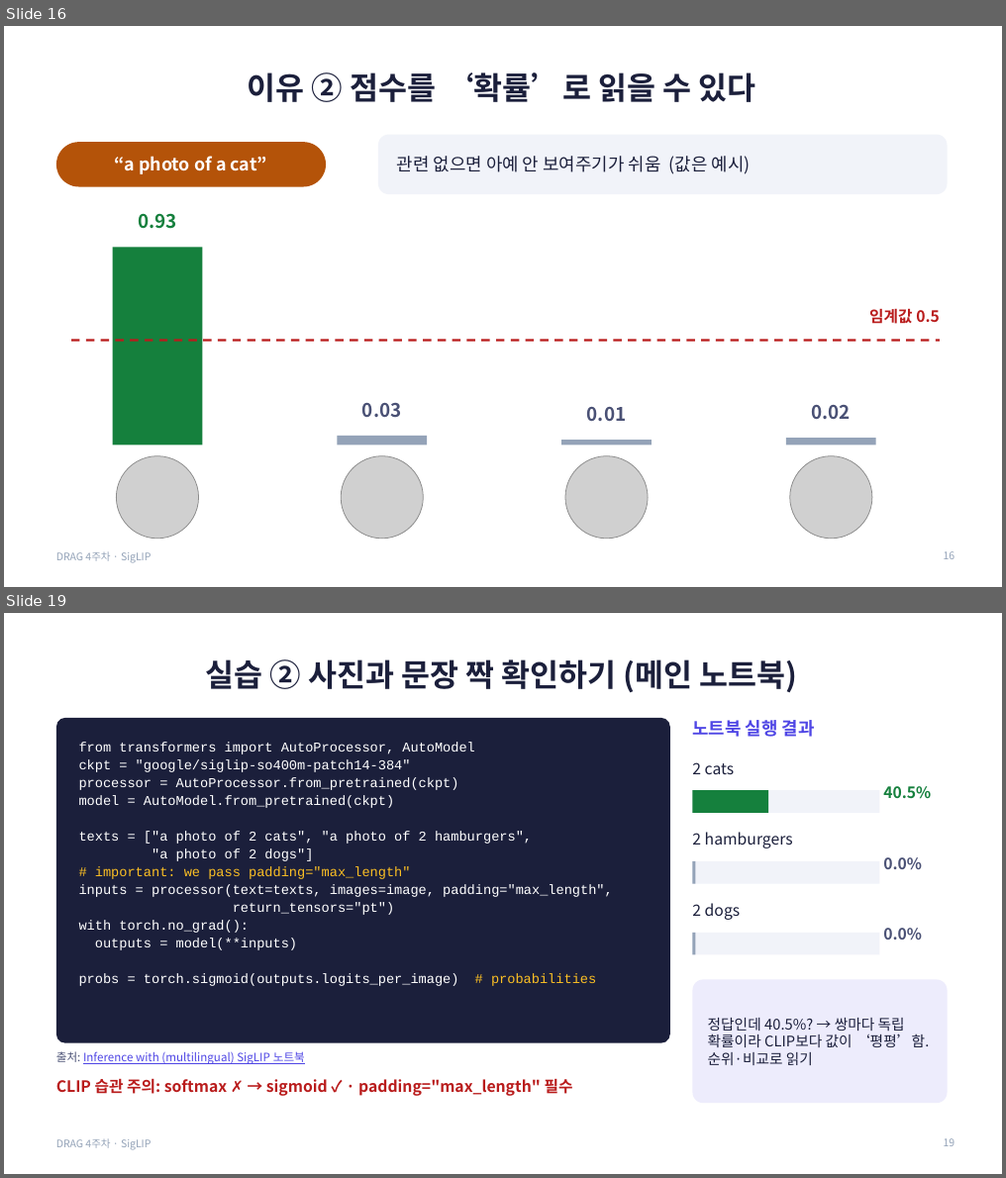
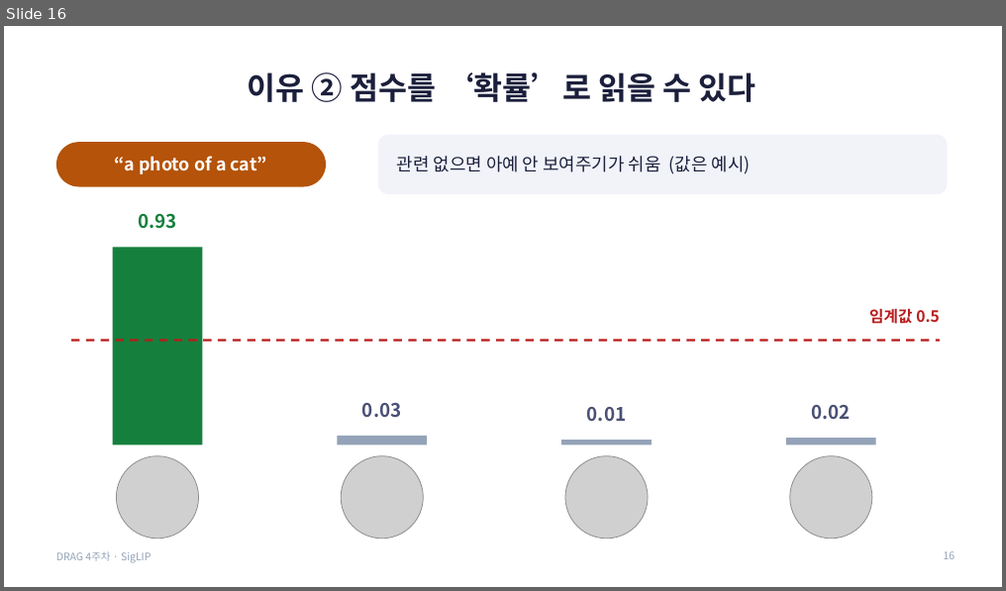
Before and after one commit to gaeun-k/DRAG, a slide deck: week4-siglip/김가은/SigLIP_4주차_발표.pptx. Shown one above the other, each under a label of ours: slides 16 and 19 before the commit, slide 16 after it; the slides between them are not shown. The pictures are 1006x1178 and 1006x591 pixels, drawn with LibreOffice and Linux fonts; fonts in the diff are those of the drawing; grey boxes stand for pictures. Boxes give left, top, right and bottom in pixels: in the first picture for what was removed or moved away, otherwise in the second. Text is boxed around its words. In the diff, an @@ line names an element or a change of style, - is before the commit and + after.

```diff
--- a/week4-siglip/김가은/SigLIP_4주차_발표.pptx
+++ b/week4-siglip/김가은/SigLIP_4주차_발표.pptx
@@ slide 19 removed at (4, 613, 1002, 1174), background #FFFFFF; not listed: 1 template element that a slide beside it also shows @@
@@ title removed at (206, 660, 798, 692) @@
-실습 ② 사진과 문장 짝 확인하기 (메인 노트북)
@@ rounded rectangle removed at (56, 718, 670, 1044) @@
@@ text removed at (692, 720, 815, 737) @@
-노트북 실행 결과
@@ text removed at (79, 742, 613, 986) @@
-from transformers import AutoProcessor, AutoModel
-ckpt = "google/siglip-so400m-patch14-384"
-processor = AutoProcessor.from_pretrained(ckpt)
-model = AutoModel.from_pretrained(ckpt)
-texts = ["a photo of 2 cats", "a photo of 2 hamburgers",
-"a photo of 2 dogs"]
-# important: we pass padding="max_length"
-inputs = processor(text=texts, images=image, padding="max_length",
-return_tensors="pt")
-with torch.no_grad():
-outputs = model(**inputs)
-probs = torch.sigmoid(outputs.logits_per_image) # probabilities
@@ text removed at (692, 762, 735, 774) @@
-2 cats
@@ rectangle removed at (693, 790, 880, 813) @@
@@ rectangle removed at (693, 790, 768, 813) @@
@@ text removed at (883, 786, 931, 799) @@
-40.5%
@@ text removed at (692, 832, 793, 849) @@
-2 hamburgers
@@ rectangle removed at (693, 861, 880, 884) @@
@@ rectangle removed at (693, 861, 696, 884) @@
@@ text removed at (883, 858, 922, 869) @@
-0.0%
@@ text removed at (692, 903, 741, 920) @@
-2 dogs
@@ rectangle removed at (693, 933, 880, 956) @@
@@ rectangle removed at (693, 933, 696, 956) @@
@@ text removed at (883, 928, 922, 940) @@
-0.0%
@@ rounded rectangle removed at (693, 980, 947, 1103) @@
@@ text removed at (708, 1018, 929, 1065) @@
-정답인데 40.5%? → 쌍마다 독립 확률이라 CLIP보다 값이 ‘평평’함. 순위·비교로 읽기
@@ text removed at (56, 1052, 305, 1064) @@
-출처: Inference with (multilingual) SigLIP 노트북
@@ text removed at (56, 1078, 573, 1096) @@
-CLIP 습관 주의: softmax ✗ → sigmoid ✓ · padding="max_length" 필수
@@ page number removed at (944, 1139, 955, 1147) @@
-19
```
Also in this commit, not shown: 2 slides changed, 5 slides added, 5 other slides removed, 1 other file.
